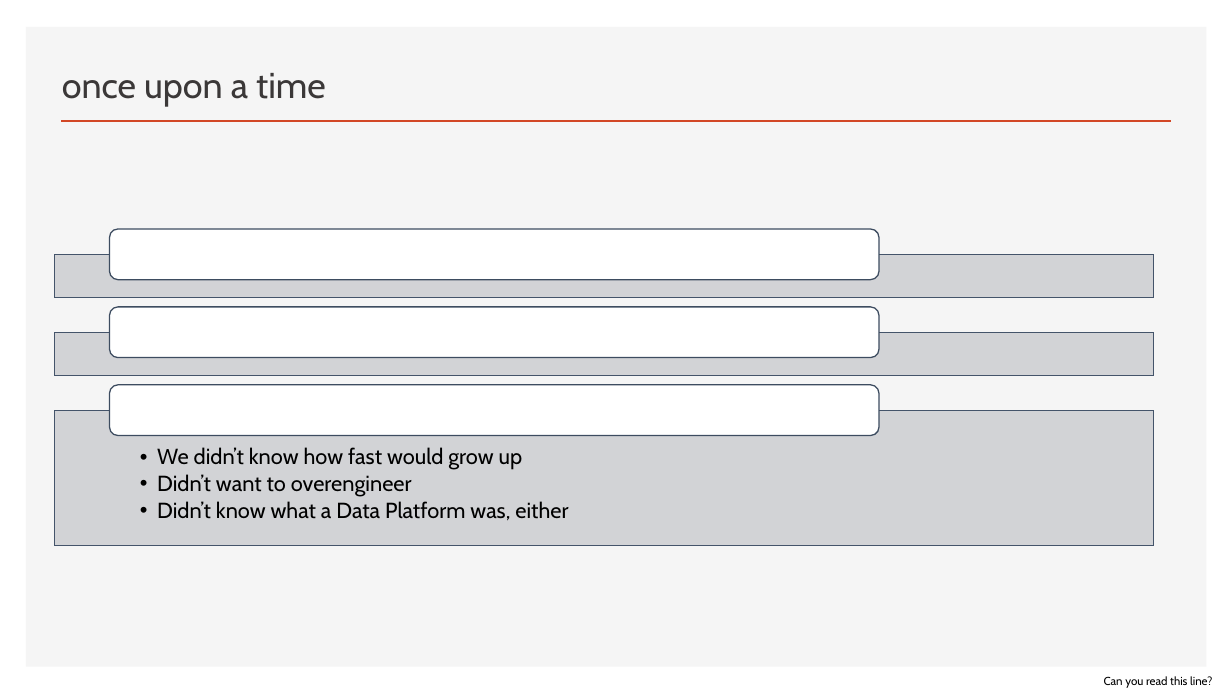
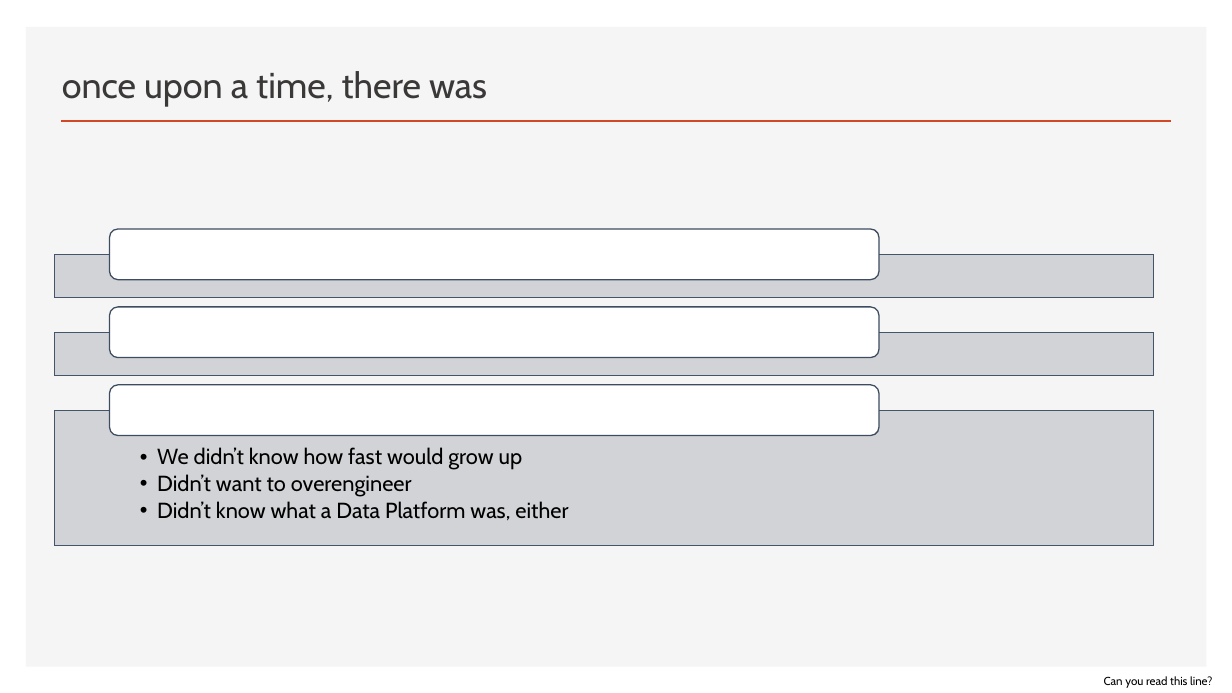
Before and after one commit to childotg/Events.2022, a slide deck: slide 2 of 220617 - IglooConf Summer 2022 @Helsinki/Implement a Serverless Data Analytics Strategy with Microsoft Azure.pptx. Drawn at 1232x693 pixels with LibreOffice and Linux fonts; fonts in the diff are those of the drawing. Boxes give left, top, right and bottom in pixels: in the first picture for what was removed or moved away, otherwise in the second. Text is boxed around its words. In the diff, an @@ line names an element or a change of style, - is before the commit and + after.

```diff
--- a/220617 - IglooConf Summer 2022 @Helsinki/Implement a Serverless Data Analytics Strategy with Microsoft Azure.pptx
+++ b/220617 - IglooConf Summer 2022 @Helsinki/Implement a Serverless Data Analytics Strategy with Microsoft Azure.pptx
@@ title at box(62, 71, 487, 106): text changed @@
-once upon a time
+once upon a time, there was
```
Also in this commit, not shown: 1 other slide changed, 1 slide added, 1 other file.
